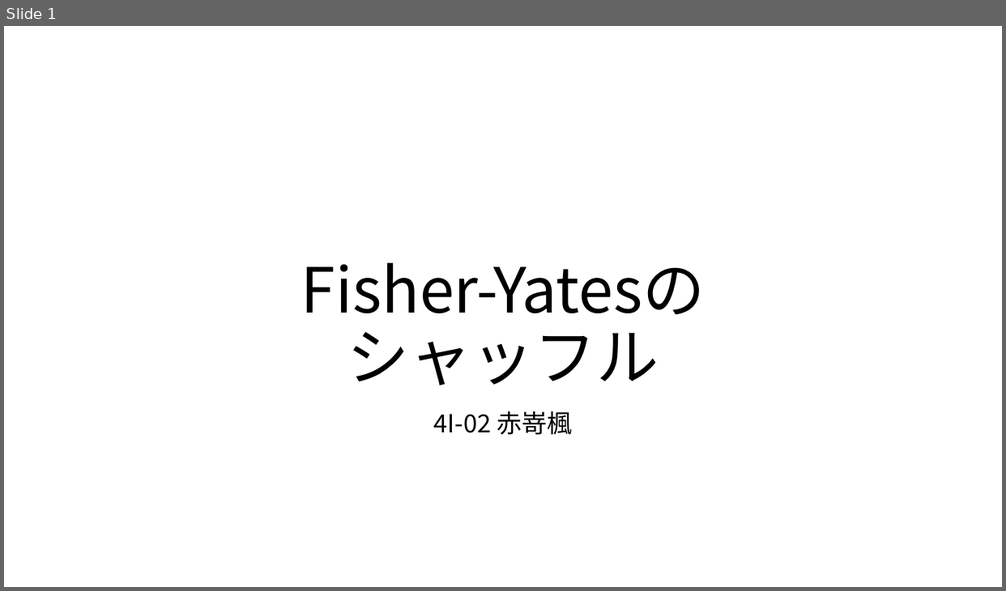
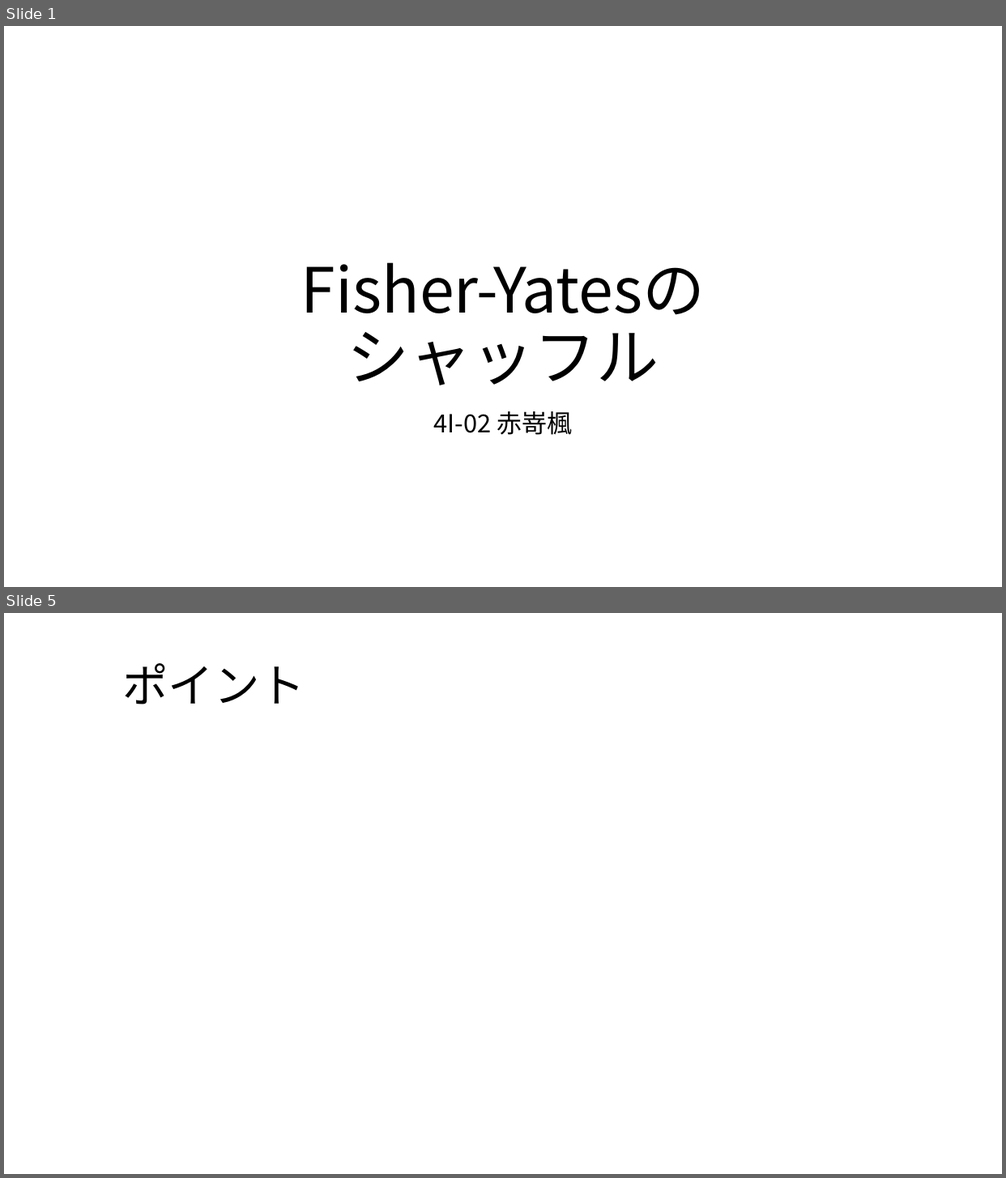
Before and after one commit to ykNe0372/Fisher-Yates, a slide deck: Fisher-Yates発表用.pptx. Shown one above the other, each under a label of ours: slide 1 before the commit, slides 1 and 5 after it; the slides between them are not shown. The pictures are 1006x591 and 1006x1178 pixels, drawn with LibreOffice and Linux fonts; fonts in the diff are those of the drawing; grey boxes stand for pictures; background and template pictures are left out. Boxes give left, top, right and bottom in pixels: in the first picture for what was removed or moved away, otherwise in the second. Text is boxed around its words. In the diff, an @@ line names an element or a change of style, - is before the commit and + after.

```diff
--- a/Fisher-Yates発表用.pptx
+++ b/Fisher-Yates発表用.pptx
@@ slide 5 added at [4,613,1002,1174], background picture (left out) @@
@@ title added at [122,663,305,705], 44 pt, text #000000 @@
+ポイント
```
Also in this commit, not shown: 4 other slides added.
